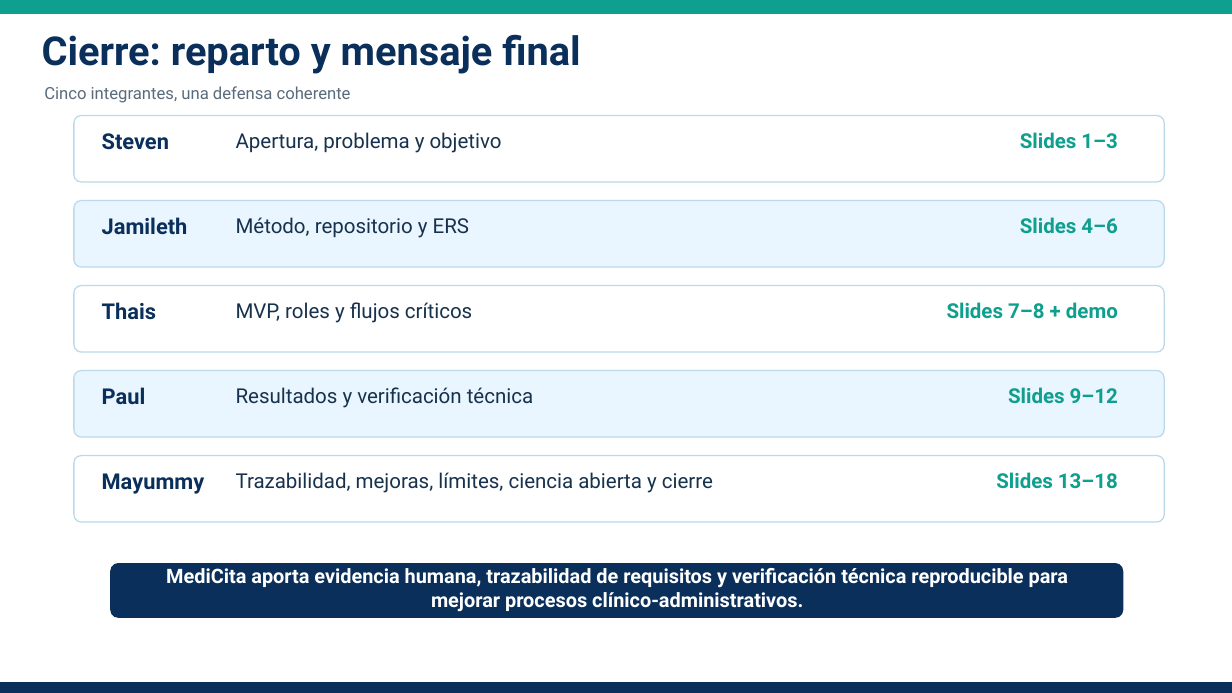
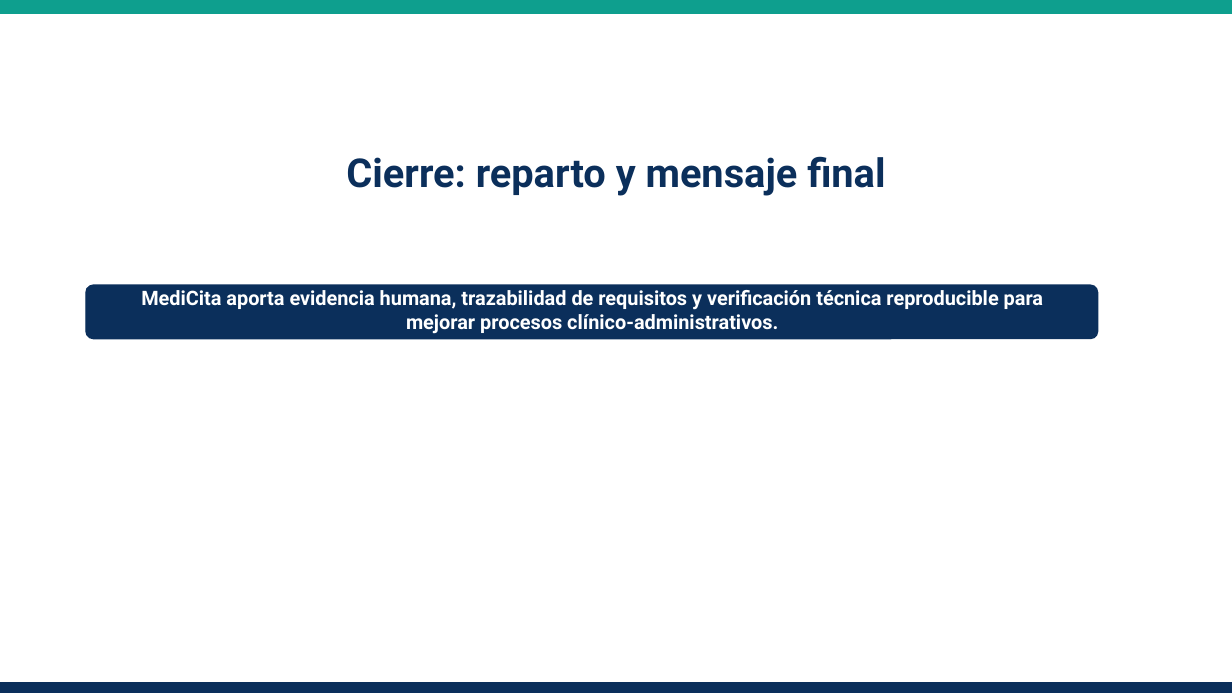
Before and after one commit to ptigasis-Alexander/MediCita_ISR401, a slide deck: slide 18 of 09_Defensa/MediCita_Defensa_Final.pptx. Drawn at 1232x693 pixels with LibreOffice and Linux fonts; fonts in the diff are those of the drawing. Boxes give left, top, right and bottom in pixels: in the first picture for what was removed or moved away, otherwise in the second. Text is boxed around its words. In the diff, an @@ line names an element or a change of style, - is before the commit and + after.

```diff
--- a/09_Defensa/MediCita_Defensa_Final.pptx
+++ b/09_Defensa/MediCita_Defensa_Final.pptx
@@ text removed at [44,86,351,103] @@
-Cinco integrantes, una defensa coherente
@@ rounded rectangle removed at [74,116,1165,182] @@
@@ text removed at [102,133,169,150] @@
-Steven
@@ text removed at [236,132,502,153] @@
-Apertura, problema y objetivo
@@ text "Cierre: reparto y mensaje final": place and size @@
-text "Cierre: reparto y mensaje final" at [42,34,580,74]
+text "Cierre: reparto y mensaje final" at [346,156,885,196]
@@ text removed at [1020,132,1117,149] @@
-Slides 1–3
@@ rounded rectangle removed at [74,201,1165,267] @@
@@ text removed at [102,217,188,235] @@
-Jamileth
@@ text removed at [236,217,469,238] @@
-Método, repositorio y ERS
@@ text removed at [1020,217,1117,234] @@
-Slides 4–6
@@ rounded rectangle removed at [74,286,1165,352] @@
@@ rounded rectangle: place and size @@
-rounded rectangle at [111,564,1123,617]
+rounded rectangle at [86,285,1098,338]
@@ text "MediCita aporta evidencia humana, trazabilidad ...": place and size @@
-text "MediCita aporta evidencia humana, trazabilidad ..." at [166,568,1068,612]
+text "MediCita aporta evidencia humana, trazabilidad ..." at [141,290,1043,334]
@@ text removed at [102,302,156,320] @@
-Thais
@@ text removed at [236,302,472,323] @@
-MVP, roles y flujos críticos
@@ text removed at [947,302,1118,319] @@
-Slides 7–8 + demo
@@ rounded rectangle removed at [74,371,1165,437] @@
@@ text removed at [102,387,146,405] @@
-Paul
@@ text removed at [236,387,533,408] @@
-Resultados y verificación técnica
@@ text removed at [1008,387,1118,403] @@
-Slides 9–12
@@ rounded rectangle removed at [74,456,1165,522] @@
@@ text removed at [102,473,205,494] @@
-Mayummy
@@ text removed at [236,472,713,493] @@
-Trazabilidad, mejoras, límites, ciencia abierta y cierre
@@ text removed at [996,472,1118,489] @@
-Slides 13–18
```
Also in this commit, not shown: 3 other slides changed.
